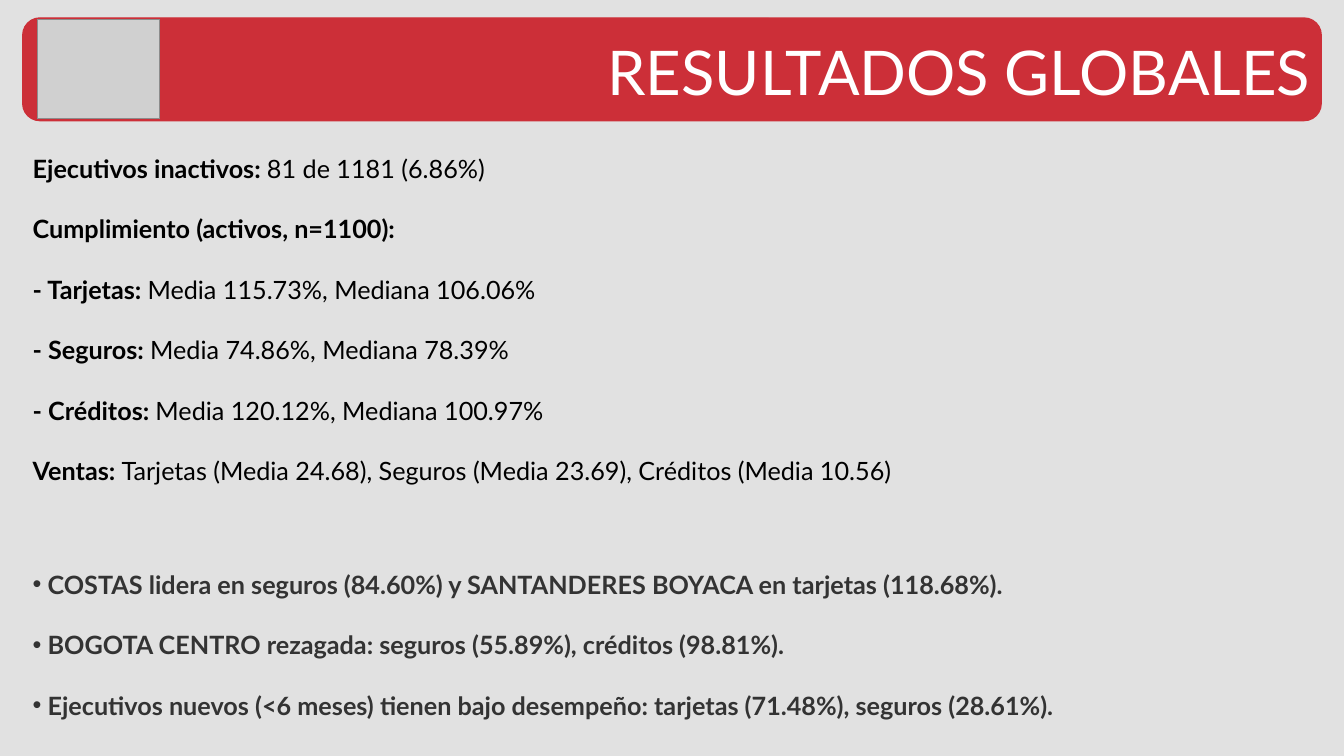
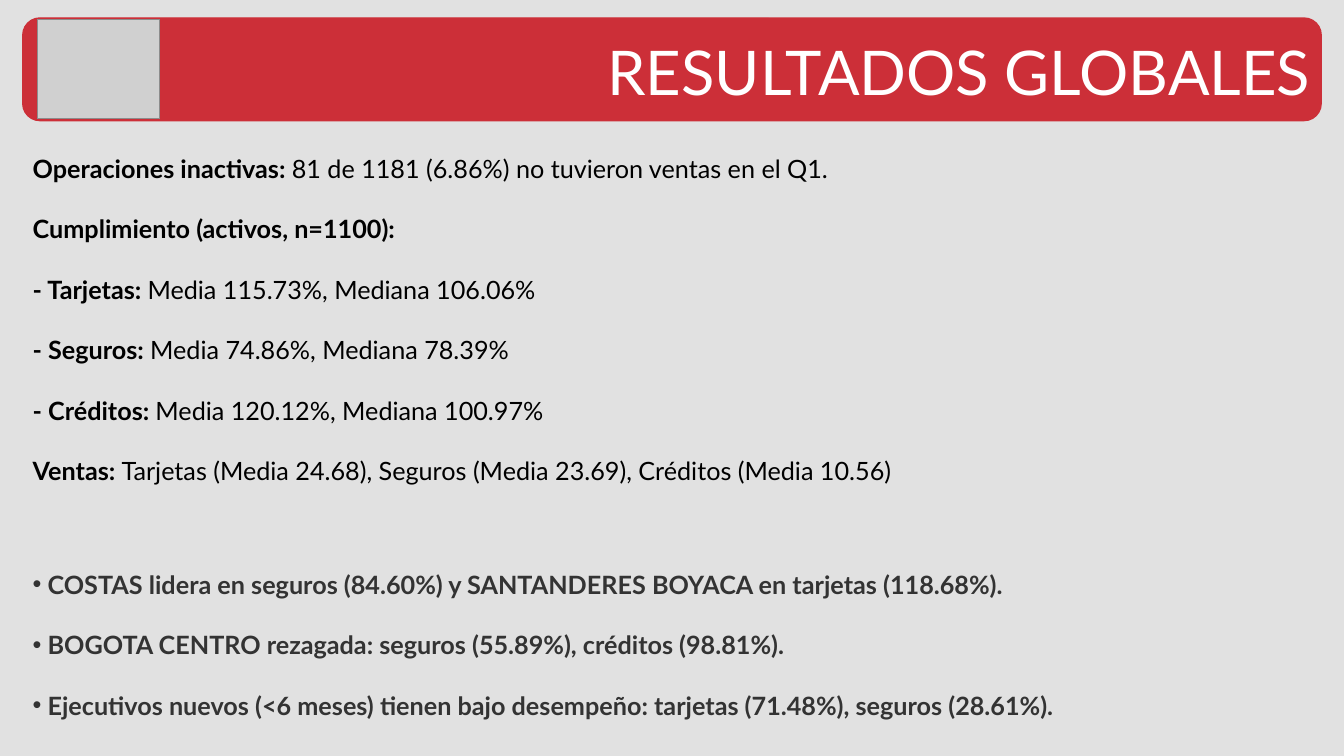
Before and after one commit to ringoquimico/presentacion-tuya, a slide deck: slide 2 of Presentacion - Análisis.pptx. Drawn at 1344x756 pixels with LibreOffice and Linux fonts; fonts in the diff are those of the drawing; grey boxes stand for pictures. Boxes give left, top, right and bottom in pixels: in the first picture for what was removed or moved away, otherwise in the second. Text is boxed around its words. In the diff, an @@ line names an element or a change of style, - is before the commit and + after.

```diff
--- a/Presentacion - Análisis.pptx
+++ b/Presentacion - Análisis.pptx
@@ text at [33, 158, 828, 183]: text changed; bold off @@
-Ejecutivos inactivos: 81 de 1181 (6.86%)
+Operaciones inactivas: 81 de 1181 (6.86%) no tuvieron ventas en el Q1.
```
Also in this commit, not shown: 2 other slides changed, 3 other files.
